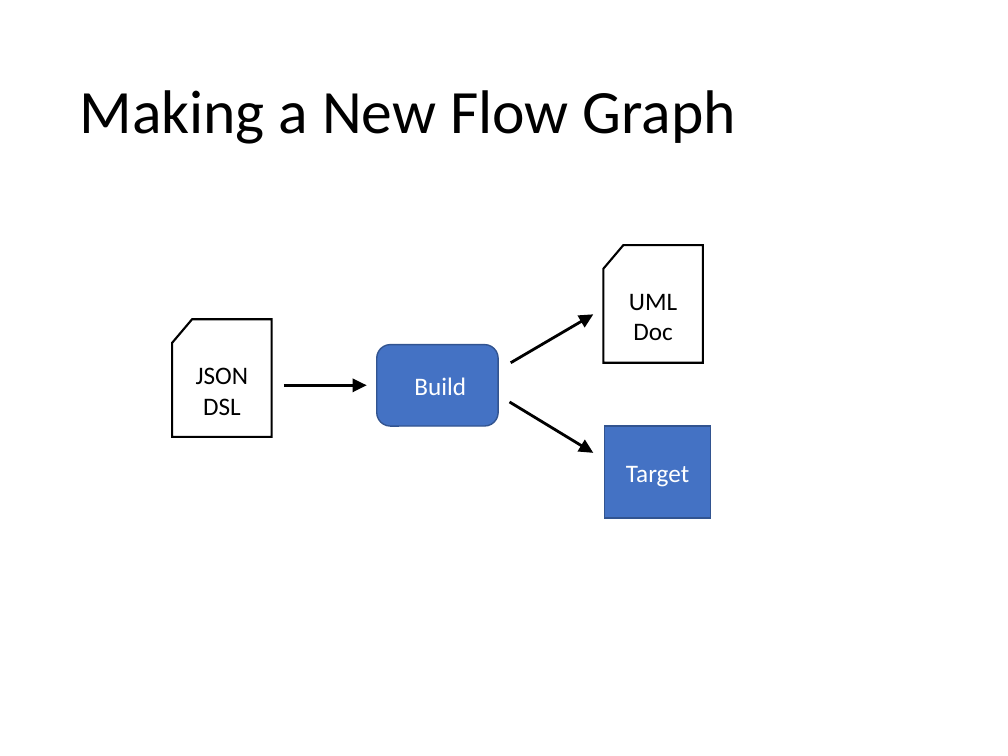
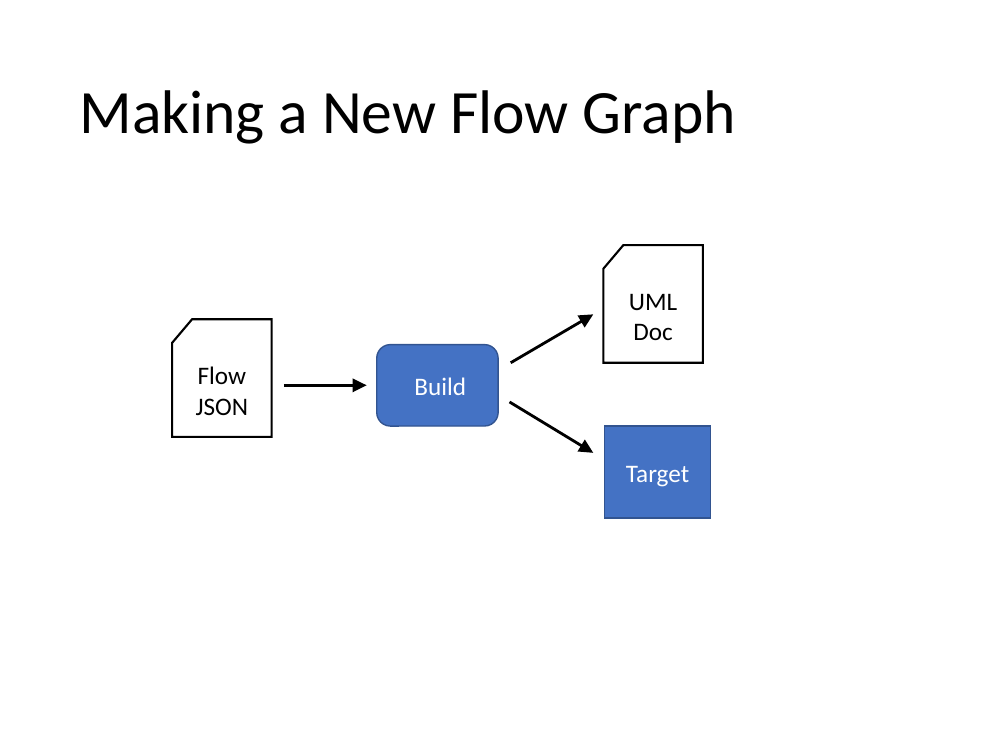
Before and after one commit to mjkoster/ObjectFlow, a slide deck: slide 13 of Documents/ObjectFlow.pptx. Drawn at 1008x756 pixels with LibreOffice and Linux fonts; fonts in the diff are those of the drawing. Boxes give left, top, right and bottom in pixels: in the first picture for what was removed or moved away, otherwise in the second. Text is boxed around its words. In the diff, an @@ line names an element or a change of style, - is before the commit and + after.

```diff
--- a/Documents/ObjectFlow.pptx
+++ b/Documents/ObjectFlow.pptx
@@ text in flow chart punched card at (x1=196, y1=366, x2=248, y2=415): text changed @@
-JSON DSL
+Flow JSON
```
Also in this commit, not shown: 3 other slides changed, 1 other file.
